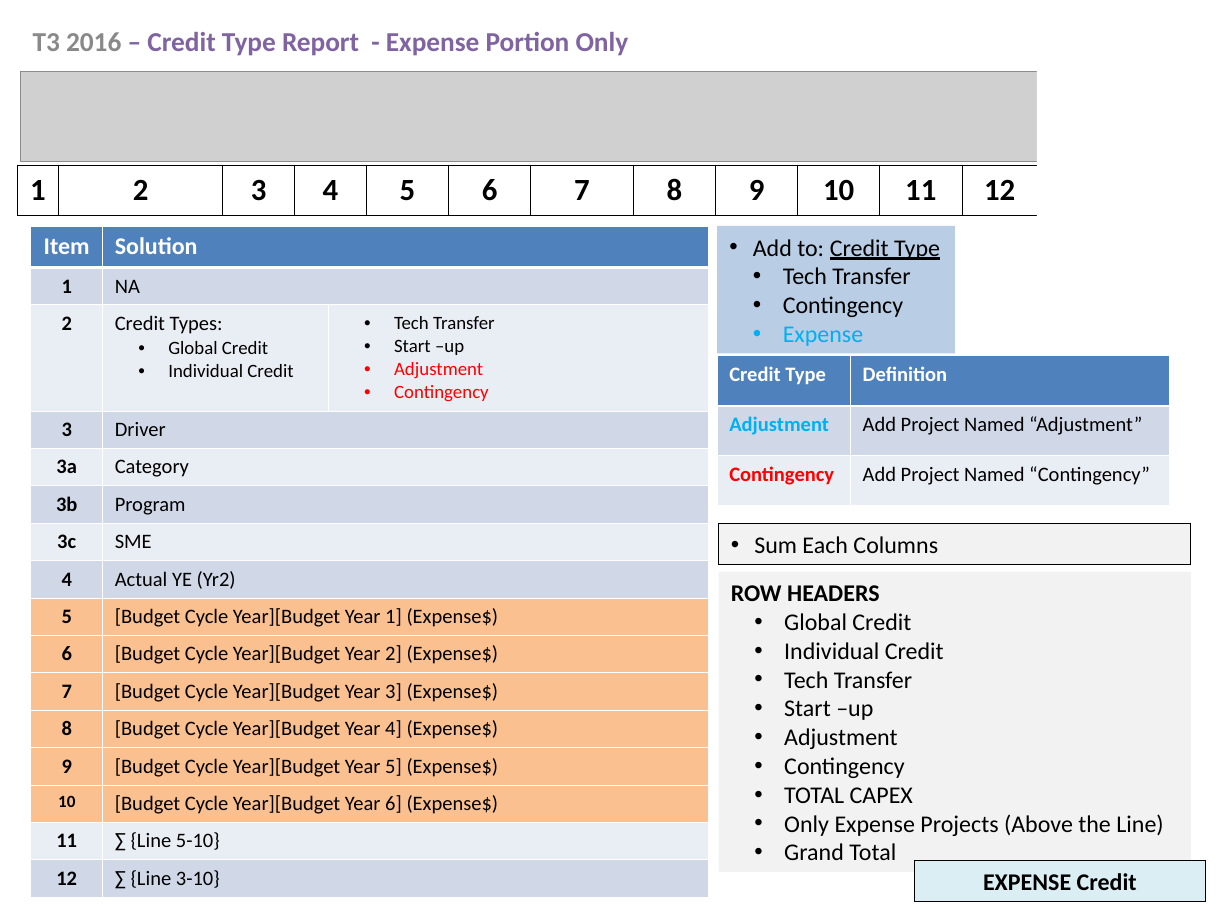
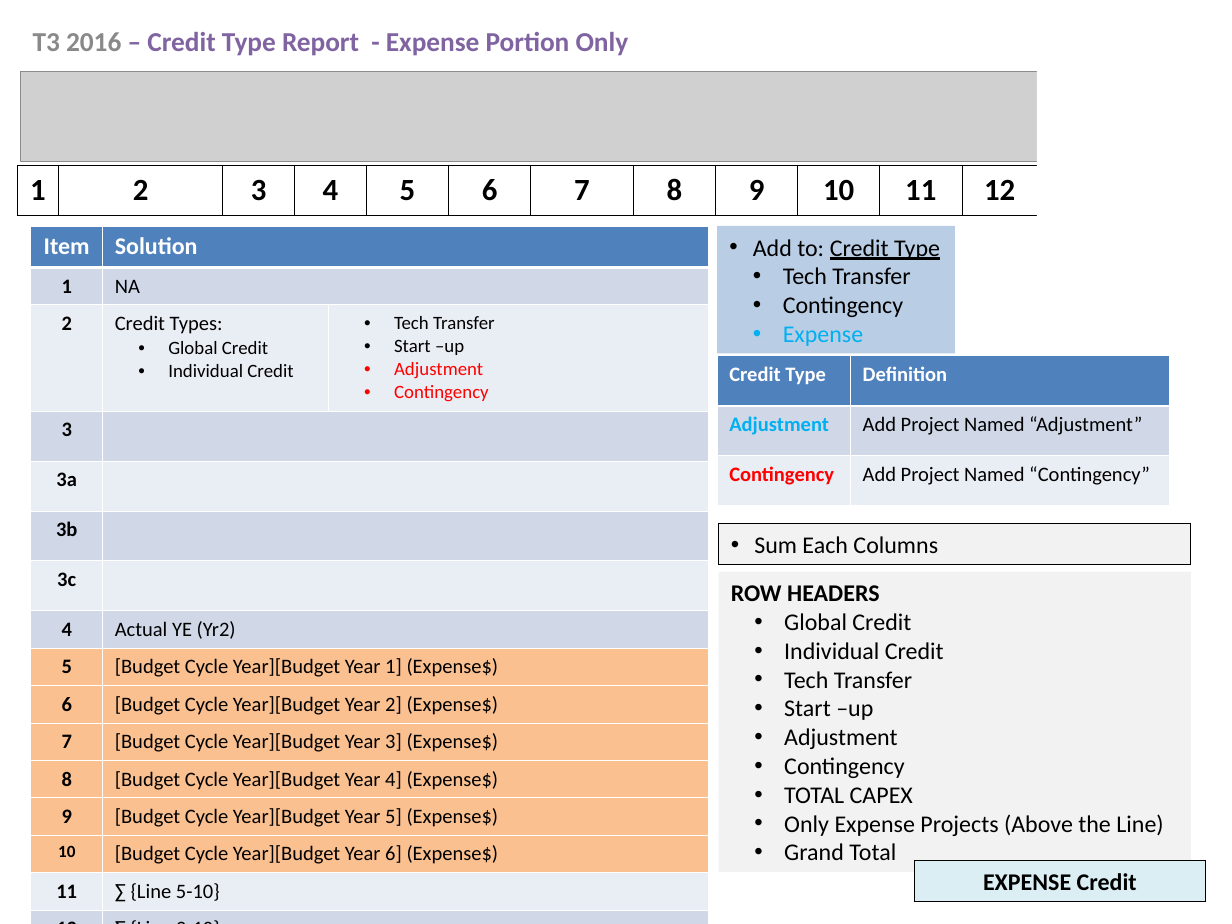
Before and after one commit to jlucas5190/ppms, a slide deck: slide 8 of resources/Forecast Reports.ppt. Drawn at 1232x924 pixels with LibreOffice and Linux fonts; fonts in the diff are those of the drawing; grey boxes stand for pictures. Boxes give left, top, right and bottom in pixels: in the first picture for what was removed or moved away, otherwise in the second. Text is boxed around its words. In the diff, an @@ line names an element or a change of style, - is before the commit and + after.

```diff
--- a/resources/Forecast Reports.ppt
+++ b/resources/Forecast Reports.ppt
@@ table at (31, 225, 707, 905) @@
-row 4, column 2: Driver
+row 4, column 2: 
-row 5, column 2: Category
+row 5, column 2: 
-row 6, column 2: Program
+row 6, column 2: 
-row 7, column 2: SME
+row 7, column 2: 
```
Also in this commit, not shown: 2 other slides changed, 3 other files.
